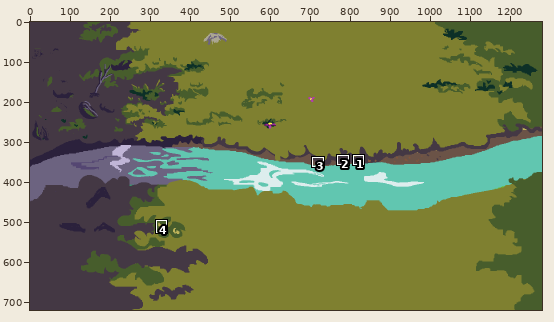
One commit to this pixel-art file: mapa/mapa02.aseprite. The picture above shows the old version from afar; the outline marks the close-up.
Close-up. Before the commit:
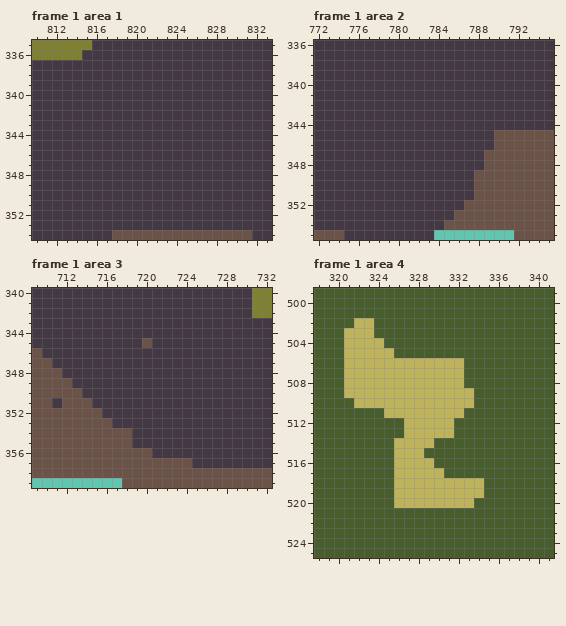
1280x720 pixels, 2 frames. Colours within 5 levels of each other are drawn and written as one. Shown: frame 1 area 1: x 810..833, y 335..354; frame 1 area 2: x 772..795, y 336..355; frame 1 area 3: x 709..732, y 340..359; frame 1 area 4: x 318..341, y 499..525. The commit also changed other frames or places, which this record leaves out.
The result:
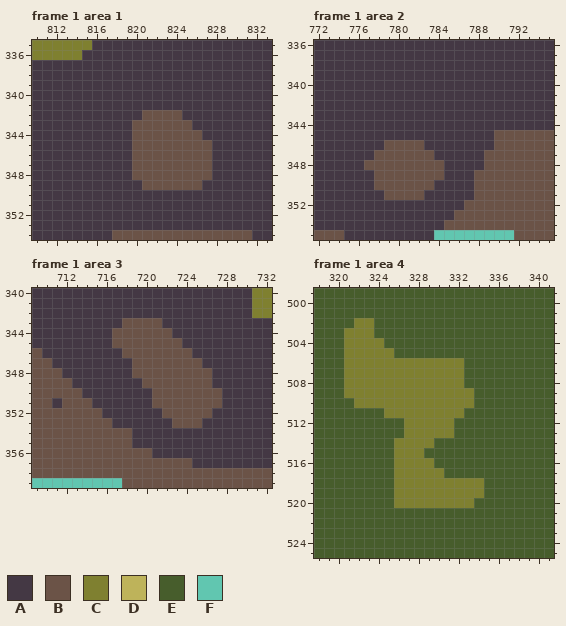
Palette (. is transparent): A #443844  B #6b5347  C #7f8030  D #beb35a  E #475d2c  F #61c6b0
The author wrote: update tlo pełna rzeka z detalami
Difference:
layer "tlo rzeka etap 0" added
layer "tlo" removed
--- frame 1 area 1, layer "tlo rzeka etap 0"
@@ x 818..829 @@
 341 AAAAAAAAAAAA
-342 AAAAAAAAAAAA
-343 AAAAAAAAAAAA
-344 AAAAAAAAAAAA
-345 AAAAAAAAAAAA
-346 AAAAAAAAAAAA
-347 AAAAAAAAAAAA
-348 AAAAAAAAAAAA
-349 AAAAAAAAAAAA
+342 AAABBBBAAAAA
+343 AABBBBBBAAAA
+344 AABBBBBBBAAA
+345 AABBBBBBBBAA
+346 AABBBBBBBBAA
+347 AABBBBBBBBAA
+348 AABBBBBBBBAA
+349 AAABBBBBBAAA
 350 AAAAAAAAAAAA
--- frame 1 area 2, layer "tlo rzeka etap 0"
@@ x 775..786 @@
 345 AAAAAAAAAAAA
-346 AAAAAAAAAAAA
-347 AAAAAAAAAAAA
-348 AAAAAAAAAAAA
-349 AAAAAAAAAAAA
-350 AAAAAAAAAAAA
-351 AAAAAAAAAAAA
+346 AAAABBBBAAAA
+347 AAABBBBBBAAA
+348 AABBBBBBBBAA
+349 AAABBBBBBBAA
+350 AAABBBBBBAAA
+351 AAAABBBBAAAA
 352 AAAAAAAAAAAA
--- frame 1 area 3, layer "tlo rzeka etap 0"
@@ x 715..729 @@
 342 AAAAAAAAAAAAAAA
-343 AAAAAAAAAAAAAAA
-344 AAAAAAAAAAAAAAA
-345 AAAAABAAAAAAAAA
-346 AAAAAAAAAAAAAAA
-347 AAAAAAAAAAAAAAA
-348 AAAAAAAAAAAAAAA
-349 AAAAAAAAAAAAAAA
-350 AAAAAAAAAAAAAAA
-351 AAAAAAAAAAAAAAA
-352 BAAAAAAAAAAAAAA
-353 BBAAAAAAAAAAAAA
+343 AAABBBBAAAAAAAA
+344 AABBBBBBAAAAAAA
+345 AABBBBBBBAAAAAA
+346 AAABBBBBBBAAAAA
+347 AAAABBBBBBBAAAA
+348 AAAABBBBBBBBAAA
+349 AAAAABBBBBBBAAA
+350 AAAAAABBBBBBBAA
+351 AAAAAABBBBBBBAA
+352 BAAAAAABBBBBAAA
+353 BBAAAAAABBBAAAA
 354 BBBBAAAAAAAAAAA
--- frame 1 area 4, layer "tlo rzeka etap 0"
@@ x 318..341 @@
 501 EEEEEEEEEEEEEEEEEEEEEEEE
-502 EEEEDDEEEEEEEEEEEEEEEEEE
-503 EEEDDDEEEEEEEEEEEEEEEEEE
-504 EEEDDDDEEEEEEEEEEEEEEEEE
-505 EEEDDDDDEEEEEEEEEEEEEEEE
-506 EEEDDDDDDDDDDDDEEEEEEEEE
-507 EEEDDDDDDDDDDDDEEEEEEEEE
-508 EEEDDDDDDDDDDDDEEEEEEEEE
-509 EEEDDDDDDDDDDDDDEEEEEEEE
-510 EEEEDDDDDDDDDDDDEEEEEEEE
-511 EEEEEEEDDDDDDDDEEEEEEEEE
-512 EEEEEEEEEDDDDDEEEEEEEEEE
-513 EEEEEEEEEDDDDDEEEEEEEEEE
-514 EEEEEEEEDDDDEEEEEEEEEEEE
-515 EEEEEEEEDDDEEEEEEEEEEEEE
-516 EEEEEEEEDDDDEEEEEEEEEEEE
-517 EEEEEEEEDDDDDEEEEEEEEEEE
-518 EEEEEEEEDDDDDDDDDEEEEEEE
-519 EEEEEEEEDDDDDDDDDEEEEEEE
-520 EEEEEEEEDDDDDDDDEEEEEEEE
+502 EEEECCEEEEEEEEEEEEEEEEEE
+503 EEECCCEEEEEEEEEEEEEEEEEE
+504 EEECCCCEEEEEEEEEEEEEEEEE
+505 EEECCCCCEEEEEEEEEEEEEEEE
+506 EEECCCCCCCCCCCCEEEEEEEEE
+507 EEECCCCCCCCCCCCEEEEEEEEE
+508 EEECCCCCCCCCCCCEEEEEEEEE
+509 EEECCCCCCCCCCCCCEEEEEEEE
+510 EEEECCCCCCCCCCCCEEEEEEEE
+511 EEEEEEECCCCCCCCEEEEEEEEE
+512 EEEEEEEEECCCCCEEEEEEEEEE
+513 EEEEEEEEECCCCCEEEEEEEEEE
+514 EEEEEEEECCCCEEEEEEEEEEEE
+515 EEEEEEEECCCEEEEEEEEEEEEE
+516 EEEEEEEECCCCEEEEEEEEEEEE
+517 EEEEEEEECCCCCEEEEEEEEEEE
+518 EEEEEEEECCCCCCCCCEEEEEEE
+519 EEEEEEEECCCCCCCCCEEEEEEE
+520 EEEEEEEECCCCCCCCEEEEEEEE
 521 EEEEEEEEEEEEEEEEEEEEEEEE
Changed places in both close-ups, as pixel boxes (x1, y1, x2, y2):
changed: (132, 110, 212, 190)
changed: (364, 140, 444, 200)
changed: (112, 318, 222, 428)
changed: (344, 318, 484, 508)
